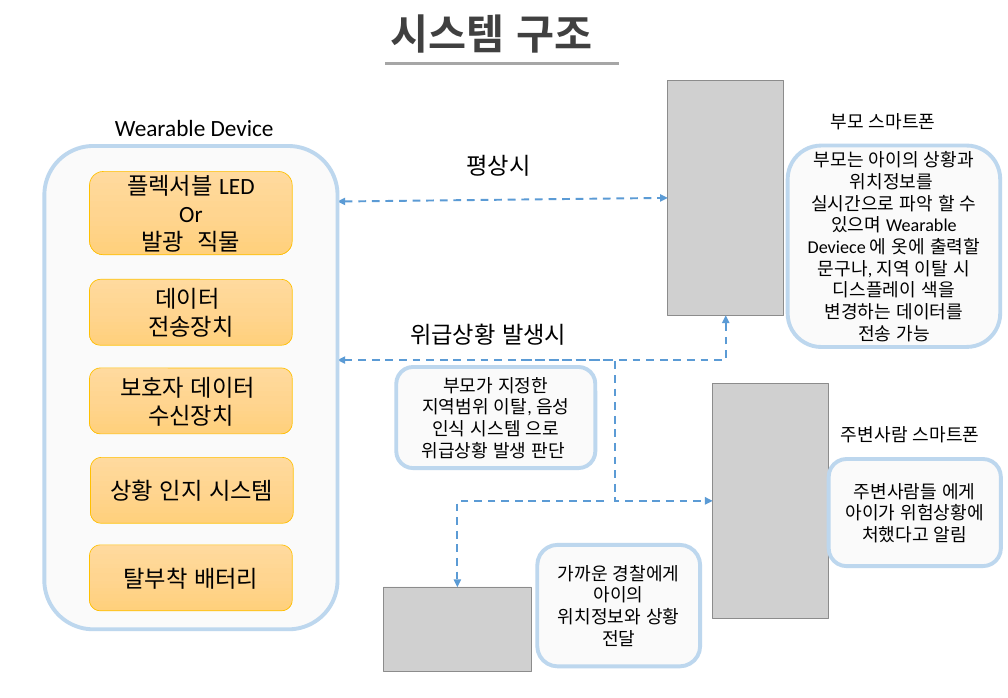
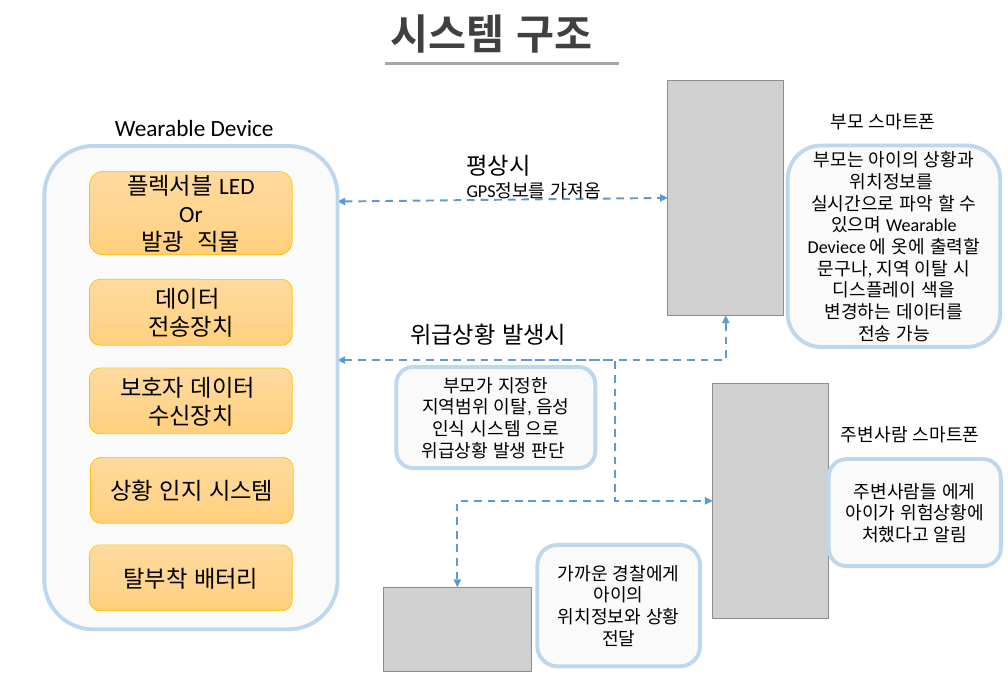
Before and after one commit to MunHyeok/Test, a slide deck: slide 3 of 컴퓨터시스템기초설계/9조 시스템 분석설계 수정.pptx. Drawn at 1008x698 pixels with LibreOffice and Linux fonts; fonts in the diff are those of the drawing; grey boxes stand for pictures. Boxes give left, top, right and bottom in pixels: in the first picture for what was removed or moved away, otherwise in the second. Text is boxed around its words. In the diff, an @@ line names an element or a change of style, - is before the commit and + after.

```diff
--- a/컴퓨터시스템기초설계/9조 시스템 분석설계 수정.pptx
+++ b/컴퓨터시스템기초설계/9조 시스템 분석설계 수정.pptx
@@ text at [467, 182, 601, 201]: paragraph added @@
+GPS정보를 가져옴
```
Also in this commit, not shown: 2 other slides changed, 5 other files.
